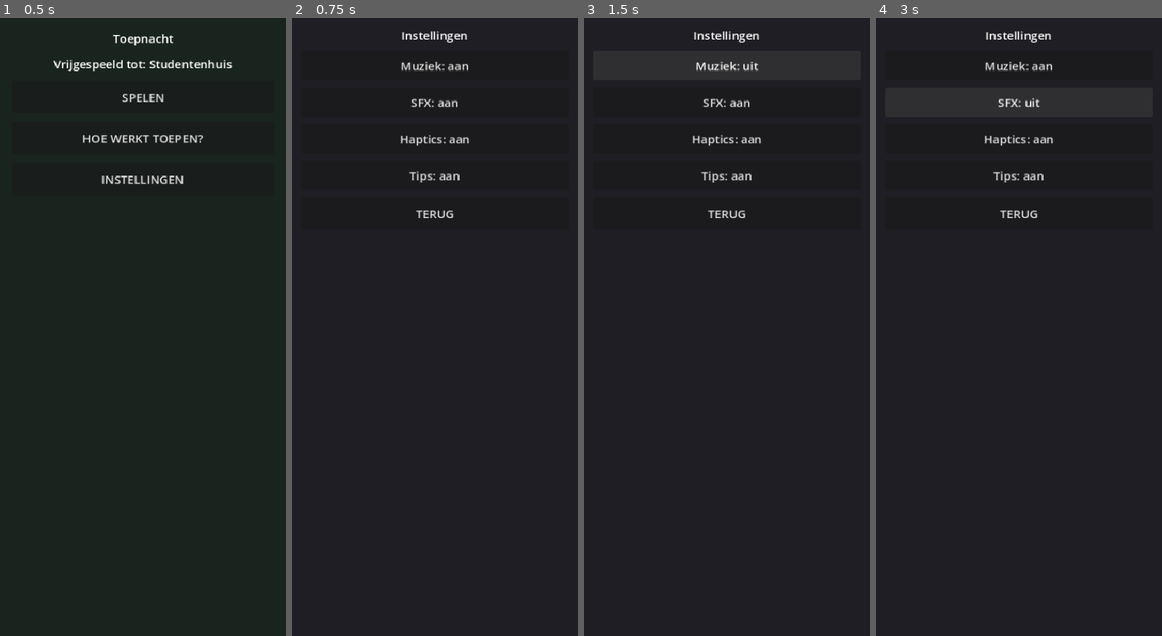
Above: before the commit, frames 1-4 (left to right).
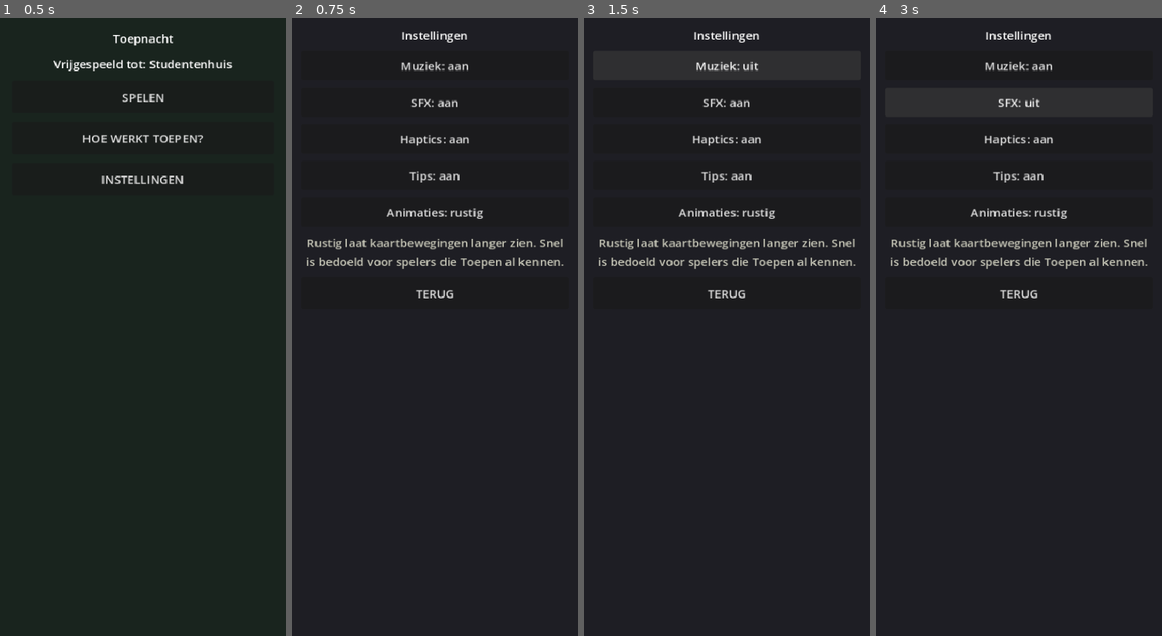
Above: after the commit, the same moments.

Repository: arnaudhfst33/toepnacht
Game: Godot game, scene res://scenes/menu.tscn
The game is run twice, just before and just after one commit, with the same random seed, the same clock (stepped at 60 frames per second) and the same inputs.
Inputs:
- Up to frame 1 (0.5 s): no input
- Up to frame 2 (0.75 s): click "INSTELLINGEN" at 0.5 s
- Up to frame 3 (1.5 s): click "Muziek: aan" at 1.25 s
- Up to frame 4 (3 s): click "Muziek: uit" at 2 s; click "SFX: aan" at 2.75 s

Frame 1 is identical in both runs. In frame 2, 1.7% of the frame differs, in the area x 5-95%, y 30-46%; in frame 3, 1.7%; in frame 4, 1.7%.

Commit message:
Add adjustable animation pace

Diff:
--- a/scripts/ui/settings_ui.gd
+++ b/scripts/ui/settings_ui.gd
@@ -18,6 +18,14 @@
 	_toggle(box, "SFX", "sfx_on")
 	_toggle(box, "Haptics", "haptics_on")
 	_toggle(box, "Tips", "tips_on")
+	_animation_speed(box)
+	var animation_help := UiLayout.wrap_label()
+	animation_help.text = (
+		"Rustig laat kaartbewegingen langer zien. "
+		+ "Snel is bedoeld voor spelers die Toepen al kennen."
+	)
+	animation_help.modulate = Color(0.78, 0.78, 0.72)
+	box.add_child(animation_help)
 	var back := Button.new()
 	back.text = "TERUG"
 	UiLayout.fit_button(back)
@@ -46,3 +54,23 @@
 func _refresh_toggle(button: Button, label: String, key: String) -> void:
 	var on := bool(Boot.flow.campaign.settings.get(key, true))
 	button.text = "%s: %s" % [label, "aan" if on else "uit"]
+
+
+func _animation_speed(parent: Node) -> void:
+	var button := Button.new()
+	_refresh_animation_speed(button)
+	UiLayout.fit_button(button)
+	button.custom_minimum_size = Vector2(0, 40)
+	button.pressed.connect(func() -> void:
+		var settings := Boot.flow.campaign.settings
+		var current := str(settings.get("animation_speed", "normal"))
+		settings["animation_speed"] = "fast" if current == "normal" else "normal"
+		_refresh_animation_speed(button)
+		Boot.flow.persist()
+	)
+	parent.add_child(button)
+
+
+func _refresh_animation_speed(button: Button) -> void:
+	var speed := str(Boot.flow.campaign.settings.get("animation_speed", "normal"))
+	button.text = "Animaties: %s" % ("snel" if speed == "fast" else "rustig")
